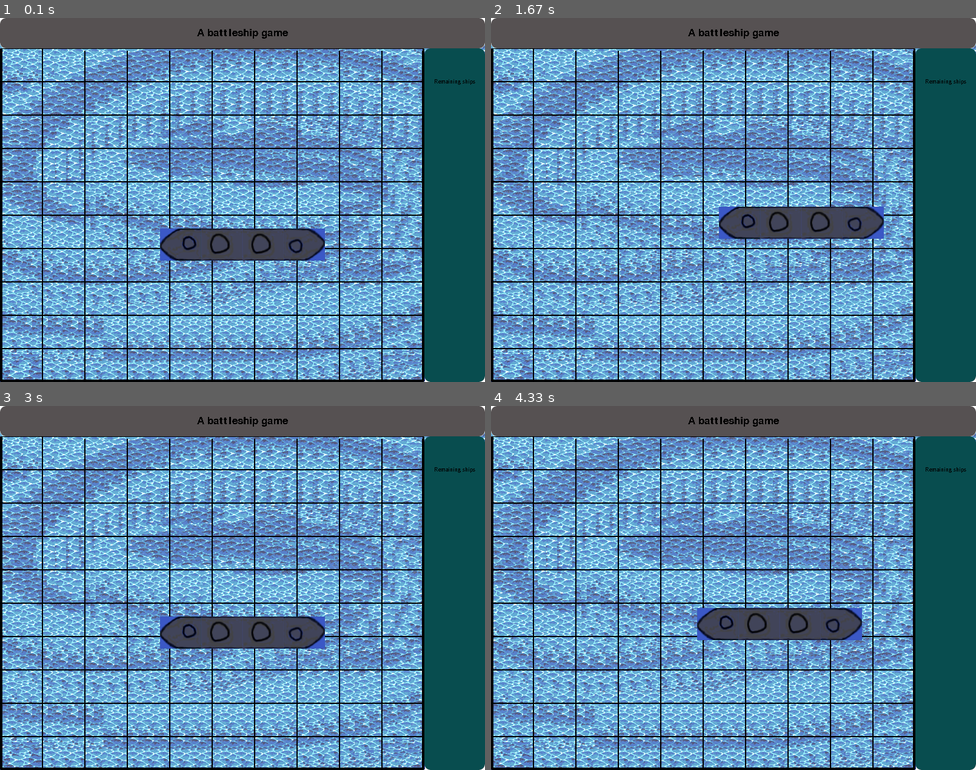
Above: before the commit, frames 1-4 (two rows, left to right).
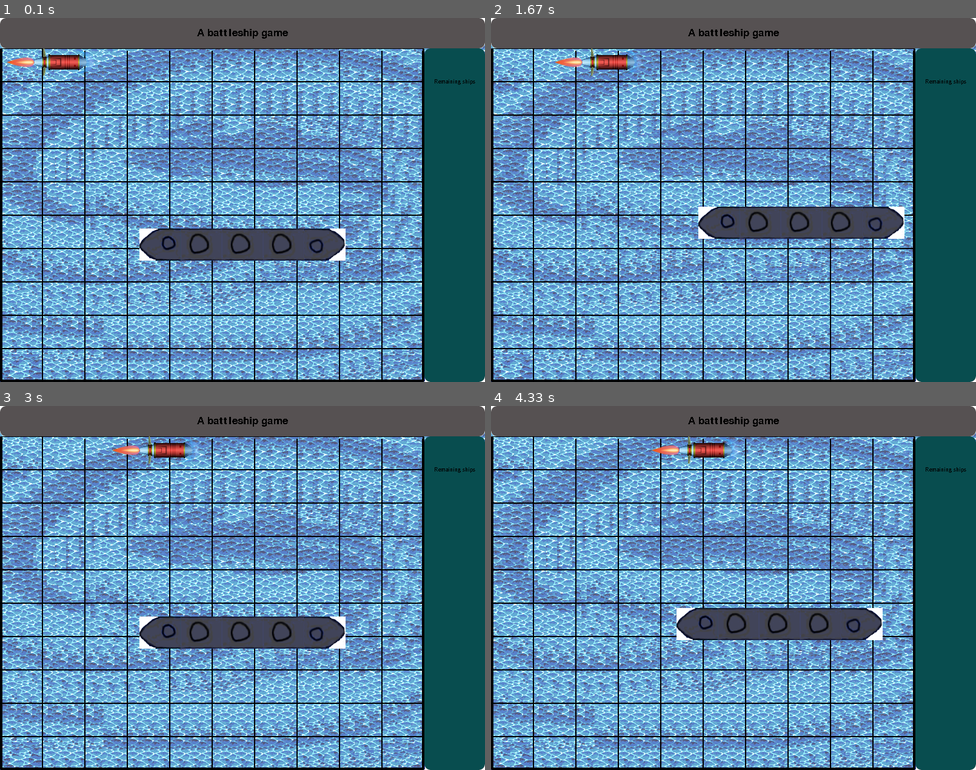
Above: after the commit, the same moments.

Repository: WingWhiper/Projects
Game: pygame game, started from pygameSemesterProject/main.py
The game is run twice, just before and just after one commit, with the same random seed, the same clock (stepped at 60 frames per second) and the same inputs.
Inputs:
- Up to frame 1 (0.1 s): no input
- Up to frame 2 (1.67 s): hold Right 0.33-0.8 s; hold Up 0.83-1.13 s; hold Right 1.17-1.63 s
- Up to frame 3 (3 s): hold Left 1.67-2.2 s; hold Down 2.23-2.53 s; hold Left 2.57-2.97 s
- Up to frame 4 (4.33 s): hold Up 3-3.37 s; hold Right 3.4-4.03 s; hold Down from 4.07 s (still down)

The runs differ from the first frame. In frame 1, 2.2% of the frame differs, in the area x 1-72%, y 8-67%; in frame 2, 2.2%, in the area x 13-86%, y 8-61%; in frame 3, 2.2%; in frame 4, 2.2%.

Commit message:
Added missiles
Added the missile projectile to the game.

Diff:
--- a/pygameSemesterProject/main.py
+++ b/pygameSemesterProject/main.py
@@ -2,7 +2,7 @@
 
 
 def load_image(image_name):
-    image = pygame.image.load(f'{image_name}').convert()
+    image = pygame.image.load(f'{image_name}').convert_alpha()
     return image
 
 
@@ -18,7 +18,7 @@
 class Ship(pygame.sprite.Sprite):
     def __init__(self):
         super().__init__()
-        self.image = load_image('images/ship_h_four.png')
+        self.image = load_image('images/ship_h_five.png')
         self.rect = self.image.get_rect(midbottom=(400, 400))
 
     def move_ship(self):
@@ -36,6 +36,21 @@
         self.move_ship()
 
 
+class Missile(pygame.sprite.Sprite):
+    def __init__(self):
+        super().__init__()
+        self.image = load_image('images/Missile_1_Flying_000.png')
+        self.image = pygame.transform.rotate(self.image, 270)
+        self.image = pygame.transform.scale(self.image, (150, 45))
+        self.rect = self.image.get_rect(topleft=(0, 50))
+
+    def fire_missile(self):
+        self.rect.x += 1
+
+    def update(self):
+        self.fire_missile()
+
+
 pygame.init()
 screen = pygame.display.set_mode((800, 600))
 pygame.display.set_caption('Battleship Game')
@@ -50,12 +65,12 @@
 # create a variable to hold the right side display text
 side_display_text = side_font.render('Remaining ships', False, (0, 0, 0))
 side_display_text_rect = side_display_text.get_rect(center=(750, 105))
+# Ship variables
 h_ship_two, h_ship_three, h_ship_four, h_ship_five = load_ships()
 ship = pygame.sprite.GroupSingle()
 ship.add(Ship())
-# Testing ways to get rectangles around squares, or atleast blit something to that square
-# black_box = pygame.draw.rect(screen, (0, 0, 0), (65, 50))
-# black_box_rect = black_box.get_rect(topleft=(4, 54))
+missiles = pygame.sprite.Group()
+missiles.add(Missile())
 
 while True:
     for event in pygame.event.get():
@@ -67,9 +82,9 @@
         screen.blit(background, (0, 0))
         screen.blit(game_name, game_name_rect)
         screen.blit(side_display_text, side_display_text_rect)
-        # screen.blit(black_box, black_box_rect)
         ship.draw(screen)
         ship.update()
-
+        missiles.draw(screen)
+        missiles.update()
     pygame.display.update()
     clock.tick(60)
Binary file added: pygameSemesterProject/images/Missile_1_Flying_000.png
Binary file changed: pygameSemesterProject/images/ship_h_five.png
